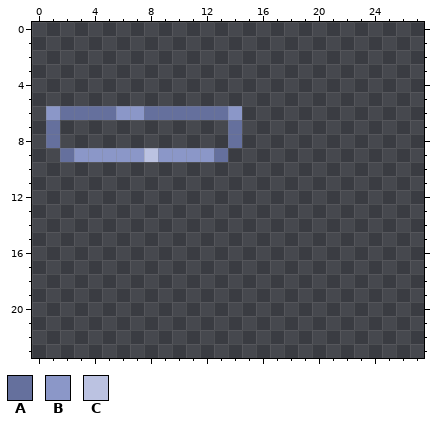
Two versions of one pixel-art file, Assets/Sprites/UI/UI.aseprite. Above: the version before the commit.
128x128 pixels, 1 frame. Shown: x 0..27, y 0..23.
Palette (. is transparent): A #65709d  B #8b97c8  C #bbc2e1
Pixels before, first column x 1:
 6 BAAAABBAAAAAAB
 7 A............A
 8 A............A
 9 .ABBBBBCBBBBA.
After:
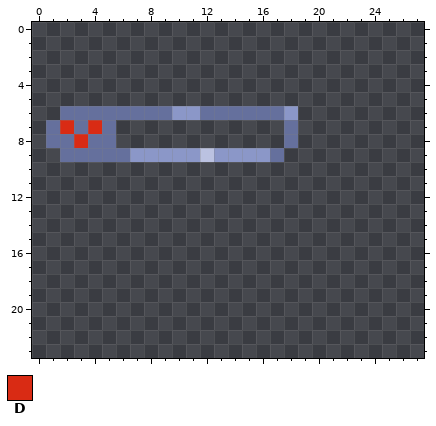
Colours new in this view: D #d92b14
Diff:
y 6: x 1 B -> .; x 6..7 BB -> AA; x 10..11 AA -> BB; x 14..18 B.... -> AAAAB
y 7: x 2..5 .... -> DADA; x 14 A -> .; x 18 . -> A
y 8: x 2..5 .... -> ADAA; x 14 A -> .; x 18 . -> A
y 9: x 3..6 BBBB -> AAAA; x 8 C -> B; x 12..17 BA.... -> CBBBBA
Pixel boxes of the changes (left, top, right, bottom) in both pictures:
changed: (46, 106, 298, 162)
